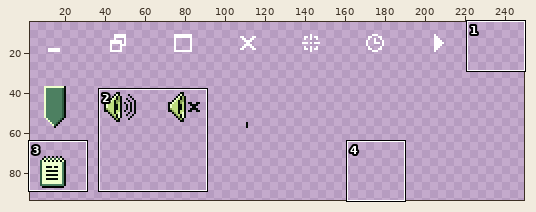
Pixel-art file: assets/ui/morganized-chaos-ui-icons.ase. The picture above shows the old version from afar; the outline marks the close-up.
Close-up. Before the edit:
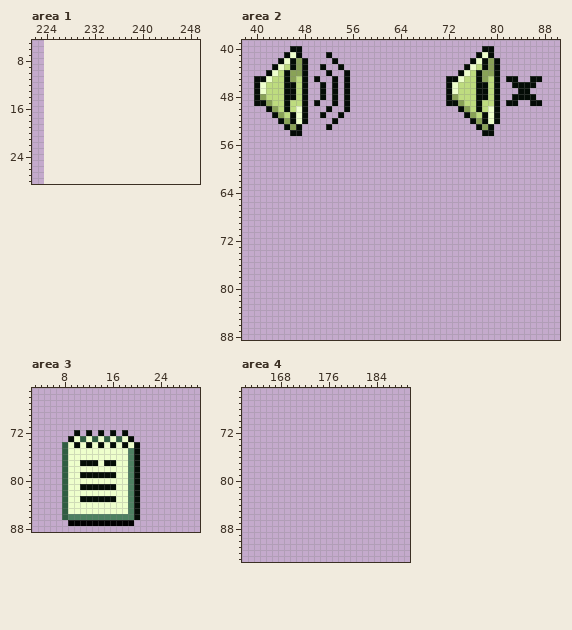
224x96 pixels, 1 frame. Shown: area 1: x 222..249, y 5..28; area 2: x 38..90, y 39..88; area 3: x 3..30, y 65..88; area 4: x 162..189, y 65..93. The old version is drawn lined up with the new one, on the new canvas. The wide view leaves out empty margins. The commit also changed other parts of the picture, which this record leaves out.
The result:
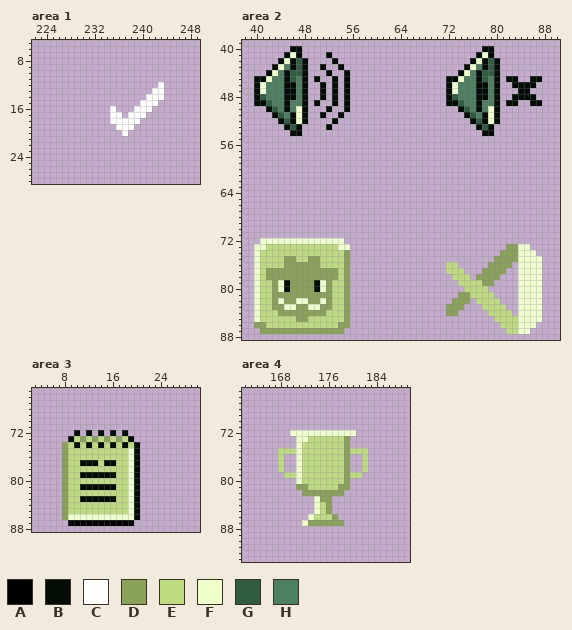
Palette (. is transparent): A #000000  B #040c06  C #ffffff  D #89a257  E #bedc7f  F #eeffcc  G #305d42  H #4d8061
Difference:
canvas 224x96 -> 256x96
Changed rows in their new state; - is an unchanged pixel.
Area 1:
first column x 235:
12 --------C
13 -------CC
14 ------CCC
15 -----CCC-
16 C---CCC--
17 CC-CCC---
18 CCCCC----
19 -CCC-----
20 --C------
Area 2:
first column x 41:
42 ------G-------------------------------G
43 ----H-G-----------------------------H-G
44 ---H-GG----------------------------H-GG
45 --HH-GH---------------------------HH-GH
46 -HHH--H--------------------------HHH--H
47 -HHH--H--------------------------HHH--H
48 GHHH--H-------------------------GHHH--H
49 -GHH-HH--------------------------GHH-HH
50 --GH-H----------------------------GH-H-
51 ---GH------------------------------GH--
52 ----G-------------------------------G--
53 -----G-------------------------------G-
first column x 40:
72 -FFFFFFFFFFFFFF---------------------------------
73 FFEEEEEEEEEEEEFF--------------------------DDFF--
74 FEEEEEEEEEEEEEED-------------------------DDDFFF-
75 FEEEEDDEEDDEEEED------------------------DDDDFFFF
76 FEEEEDDDDDDEEEED----------------EE-----DDDD-FFFF
77 FEDDDDDDDDDDDDED----------------EEE---DDDD--FFFF
78 FEDDDDDDDDDDDDED-----------------EEE-DDDD---FFFF
79 FEEDFBDDDDBFDEED------------------EEEEDD----FFFF
80 FEEDFBDDDDBFDEED-------------------EEEE-----FFFF
81 FEEDDDDDDDDDDEED------------------DDEEEE----FFFF
82 FEEDFDDFFDDFDEED-----------------DDD-EEEE---FFFF
83 FEEDDFFDDFFDDEED----------------DDD---EEEE--FFFF
84 FEEEDDDDDDDDEEED----------------DD-----EEEE-FFFF
85 FEEEEEEDDEEEEEED------------------------EEEEFFFF
86 DDEEEEEEEEEEEEDD-------------------------EEEFFF-
87 -DDDDDDDDDDDDDD---------------------------EEFF--
Area 3:
first column x 8:
73 --EDEDEDEDE-
74 DE-E-E-E-E-E
75 DEEEEEEEEEEF
76 DEEEEEEEEEEF
77 DEE---E--EEF
78 DEEEEEEEEEEF
79 DEE------EEF
80 DEEEEEEEEEEF
81 DEE------EEF
82 DEEEEEEEEEEF
83 DEE------EEF
84 DEEEEEEEEEEF
85 DEEEEEEEEEEF
86 DFFFFFFFFFFF
Area 4:
first column x 168:
72 --FFFFFFFFFFF--
73 ---FFEEEEEED---
74 ---FEEEEEEED---
75 EEEFEEEEEEEDEEE
76 E--FEEEEEEED--E
77 E--FEEEEEEED--E
78 E--FEEEEEEED--E
79 -EEFEEEEEEEDEE-
80 ---FEEEEEEED---
81 ---DDEEEEEDD---
82 ----DDDDDDD----
83 ------FDD------
84 ------FED------
85 ------FED------
86 -----FEEED-----
87 ----FDDDDDD----
Pixel boxes of the changes (left, top, right, bottom) in both close-ups:
added: (110, 82, 164, 136)
changed: (260, 58, 302, 130)
changed: (452, 58, 494, 130)
added: (254, 238, 350, 334)
added: (446, 244, 542, 334)
changed: (62, 436, 134, 520)
added: (278, 430, 368, 526)
